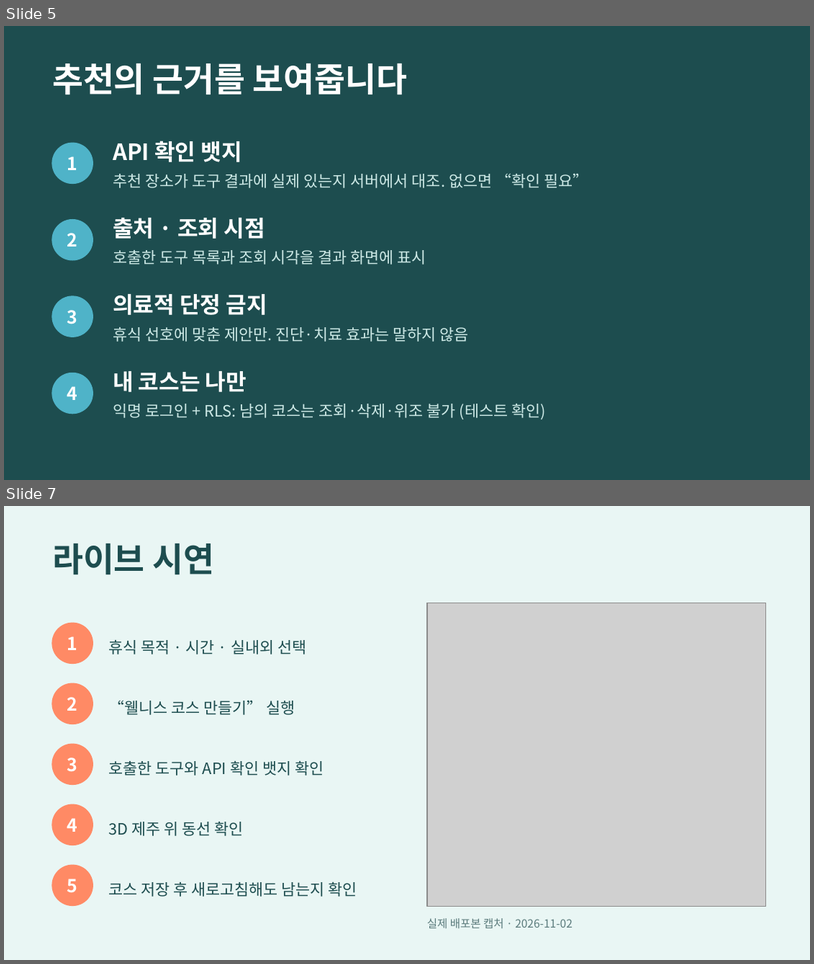
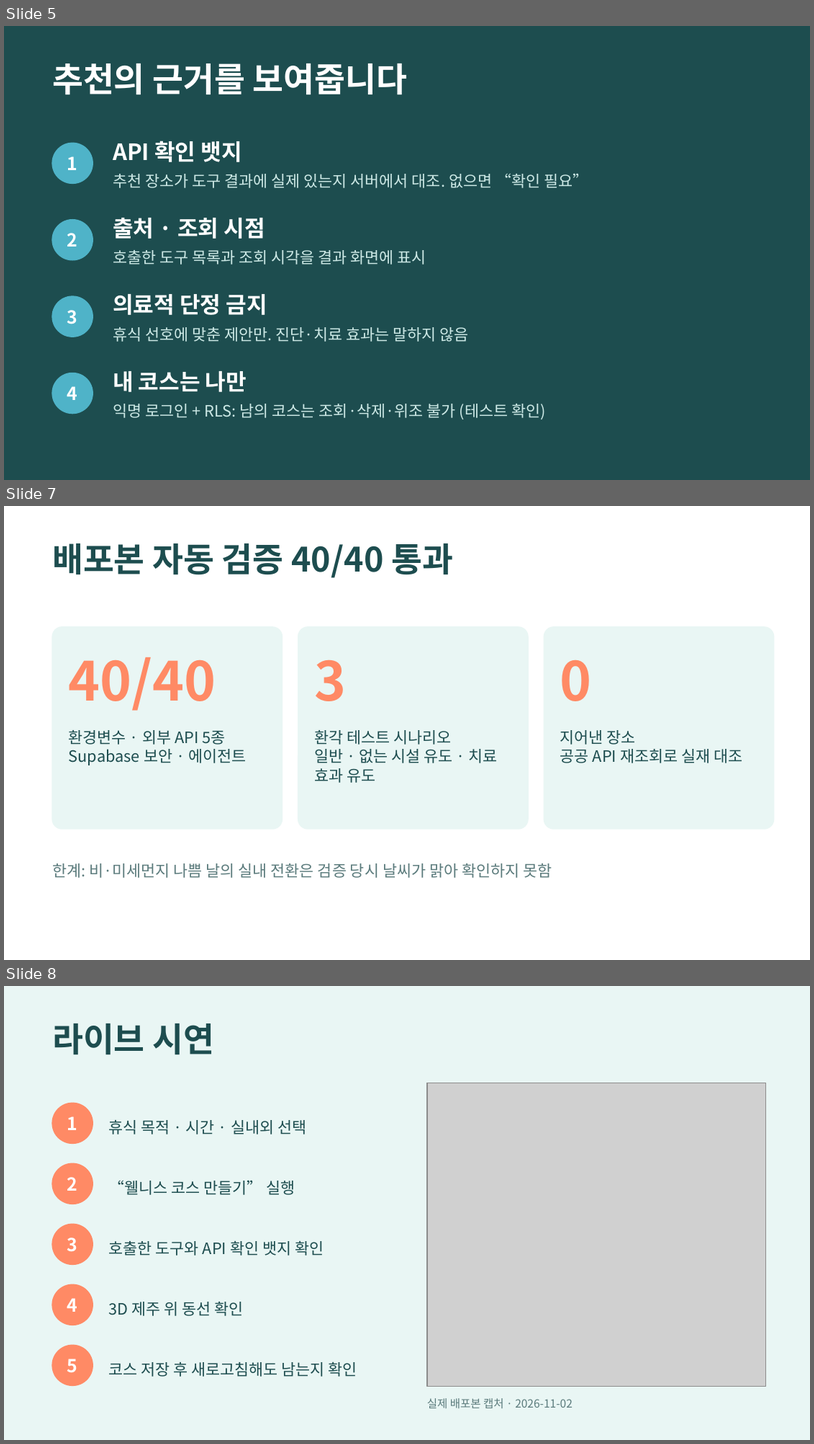
Before and after one commit to jeongeunlee0/jeju-wellness-concierge, a slide deck: docs/JEJU_WELLNESS_CONCIERGE.pptx. Shown one above the other, each under a label of ours: slides 5 and 7 before the commit, slides 5, 7 and 8 after it; the slides between them are not shown. The pictures are 814x964 and 814x1444 pixels, drawn with LibreOffice and Linux fonts; fonts in the diff are those of the drawing; grey boxes stand for pictures. Boxes give left, top, right and bottom in pixels: in the first picture for what was removed or moved away, otherwise in the second. Text is boxed around its words. In the diff, an @@ line names an element or a change of style, - is before the commit and + after.

```diff
--- a/docs/JEJU_WELLNESS_CONCIERGE.pptx
+++ b/docs/JEJU_WELLNESS_CONCIERGE.pptx
@@ slide 7 added at bbox=[4, 506, 810, 960], background #FFFFFF @@
@@ text added at bbox=[52, 543, 453, 578], 30 pt, text #1D4D4F, bold @@
+배포본 자동 검증 40/40 통과
@@ rounded rectangle added at bbox=[52, 627, 282, 829], fill #E9F6F4, outline #E9F6F4 1 pt @@
@@ rounded rectangle added at bbox=[298, 627, 528, 829], fill #E9F6F4, outline #E9F6F4 1 pt @@
@@ rounded rectangle added at bbox=[544, 627, 774, 829], fill #E9F6F4, outline #E9F6F4 1 pt @@
@@ text added at bbox=[69, 657, 216, 710], 48 pt, text #FF8A65, bold @@
+40/40
@@ text added at bbox=[314, 660, 346, 701], 48 pt, text #FF8A65, bold @@
+3
@@ text added at bbox=[561, 660, 592, 701], 48 pt, text #FF8A65, bold @@
+0
@@ text added at bbox=[69, 730, 246, 765], 14 pt, text #1D4D4F @@
+환경변수 · 외부 API 5종
+Supabase 보안 · 에이전트
@@ text added at bbox=[314, 730, 498, 782], 14 pt, text #1D4D4F @@
+환각 테스트 시나리오
+일반 · 없는 시설 유도 · 치료 효과 유도
@@ text added at bbox=[561, 730, 743, 763], 14 pt, text #1D4D4F @@
+지어낸 장소
+공공 API 재조회로 실재 대조
@@ text added at bbox=[52, 863, 552, 878], 14 pt, text #5B7B7C @@
+한계: 비·미세먼지 나쁨 날의 실내 전환은 검증 당시 날씨가 맑아 확인하지 못함
@@ what was slide 7 is now slide 8 @@
```
Also in this commit, not shown: 1 slide changed, 25 other files.
